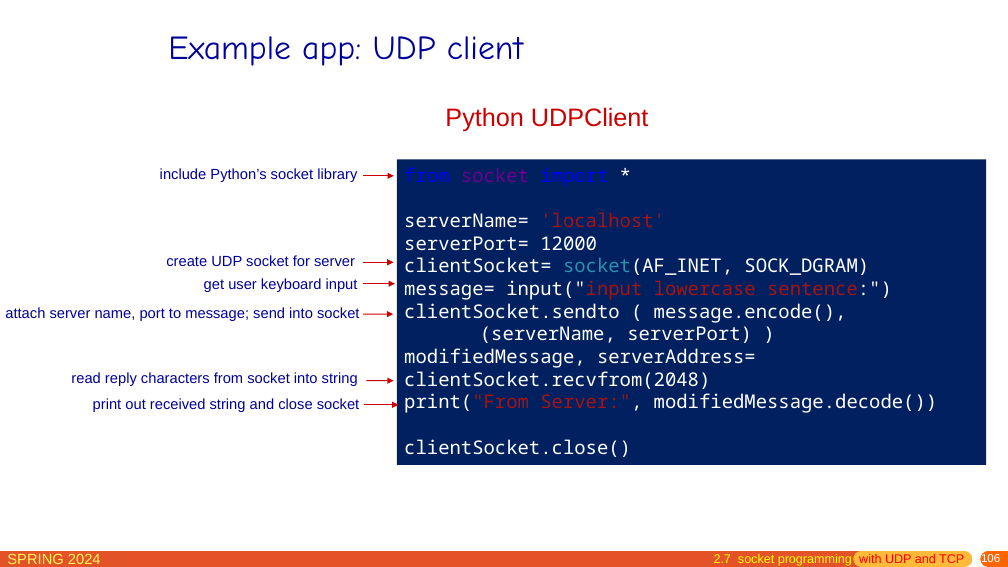
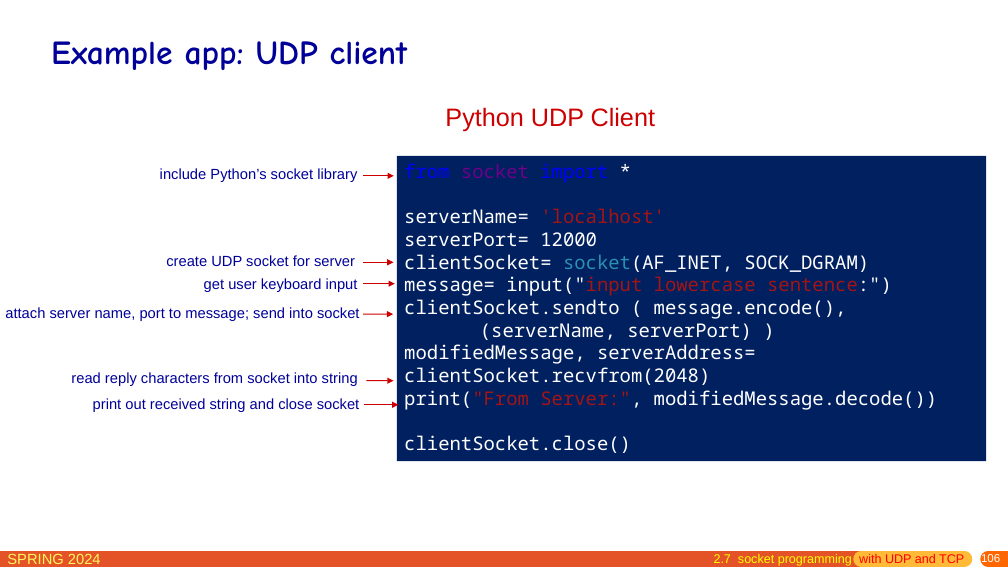
Before and after one commit to network-whu/slides, a slide deck: slide 106 of pptx/chapter2.pptx. Drawn at 1008x567 pixels with LibreOffice and Linux fonts; fonts in the diff are those of the drawing. Boxes give left, top, right and bottom in pixels: in the first picture for what was removed or moved away, otherwise in the second. Text is boxed around its words. In the diff, an @@ line names an element or a change of style, - is before the commit and + after.

```diff
--- a/pptx/chapter2.pptx
+++ b/pptx/chapter2.pptx
@@ title "Example app: UDP client" moved from (x1=168, y1=36, x2=523, y2=66) to (x1=51, y1=41, x2=408, y2=70) @@
@@ title "Example app: UDP client" at (x1=51, y1=41, x2=408, y2=70): bold on @@
@@ text at (x1=445, y1=107, x2=655, y2=132): spaces changed @@
-Python UDPClient
+Python UDP Client
@@ rectangle "from socket import *" moved from (x1=397, y1=160, x2=987, y2=465) to (x1=397, y1=156, x2=987, y2=461) @@
```
Also in this commit, not shown: 15 other slides changed, 1 other file.
